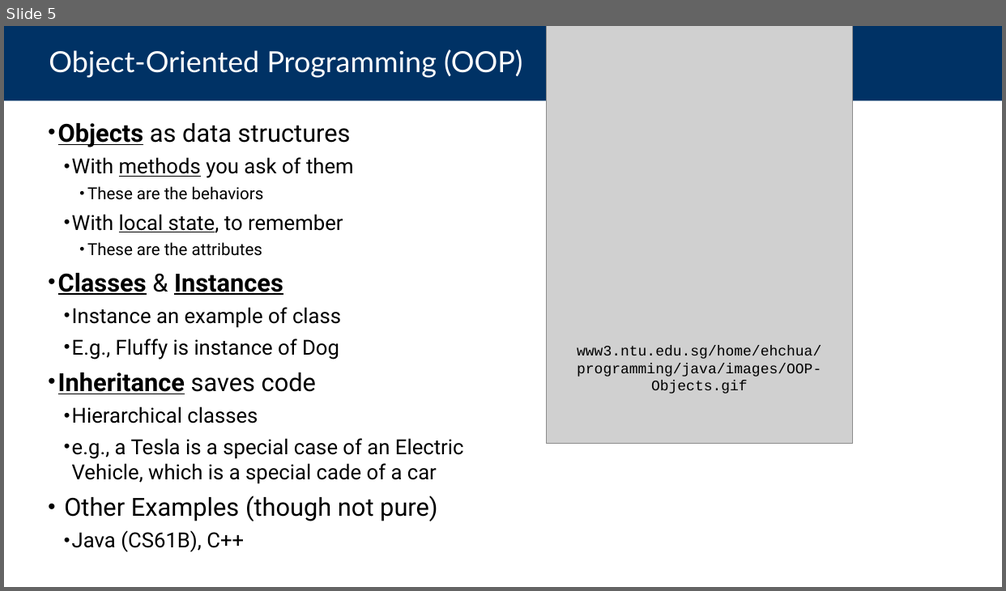
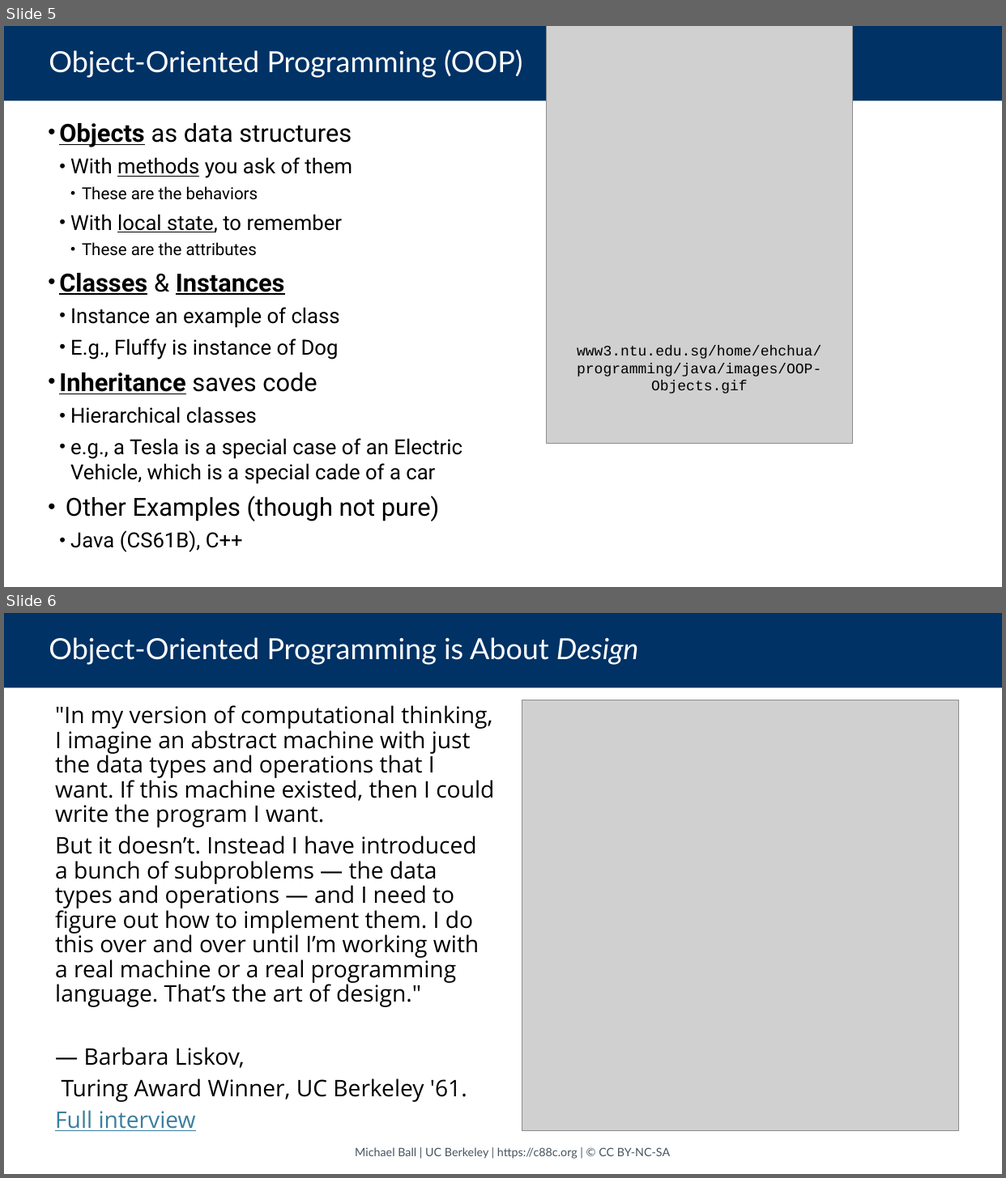
Before and after one commit to cs88-website/sp24, a slide deck: assets/slides/sp24/14-OOP.pptx. Shown one above the other, each under a label of ours: slide 5 before the commit, slides 5 and 6 after it. The pictures are 1006x591 and 1006x1178 pixels, drawn with LibreOffice and Linux fonts; fonts in the diff are those of the drawing; grey boxes stand for pictures. Boxes give left, top, right and bottom in pixels: in the first picture for what was removed or moved away, otherwise in the second. Text is boxed around its words. In the diff, an @@ line names an element or a change of style, - is before the commit and + after.

```diff
--- a/assets/slides/sp24/14-OOP.pptx
+++ b/assets/slides/sp24/14-OOP.pptx
@@ slide 6 added at box(4, 613, 1002, 1174), background #FFFFFF @@
@@ title added at box(4, 613, 1002, 688), fill #003265, 28 pt, text #FFFFFF @@
+Object-Oriented Programming is About Design
@@ text added at box(55, 705, 494, 1131), 22 pt, text #000000 @@
+"In my version of computational thinking, I imagine an abstract machine with just the data types and operations that I want. If this machine existed, then I could write the program I want.
+But it doesn’t. Instead I have introduced a bunch of subproblems — the data types and operations — and I need to figure out how to implement them. I do this over and over until I’m working with a real machine or a real programming language. That’s the art of design."
+— Barbara Liskov,
+Turing Award Winner, UC Berkeley '61.
+Full interview
@@ picture added at box(522, 700, 958, 1131) @@
@@ text added at box(355, 1148, 670, 1159), 11.1 pt, text #46535E @@
+Michael Ball | UC Berkeley | https://c88c.org | © CC BY-NC-SA
@@ slide 5 changed as well @@
@@ text "Objects as data structures" at box(59, 123, 462, 552): indent changed @@
```
Also in this commit, not shown: 23 other slides changed, 1 other slide added, 1 slide removed, 3 other files.
